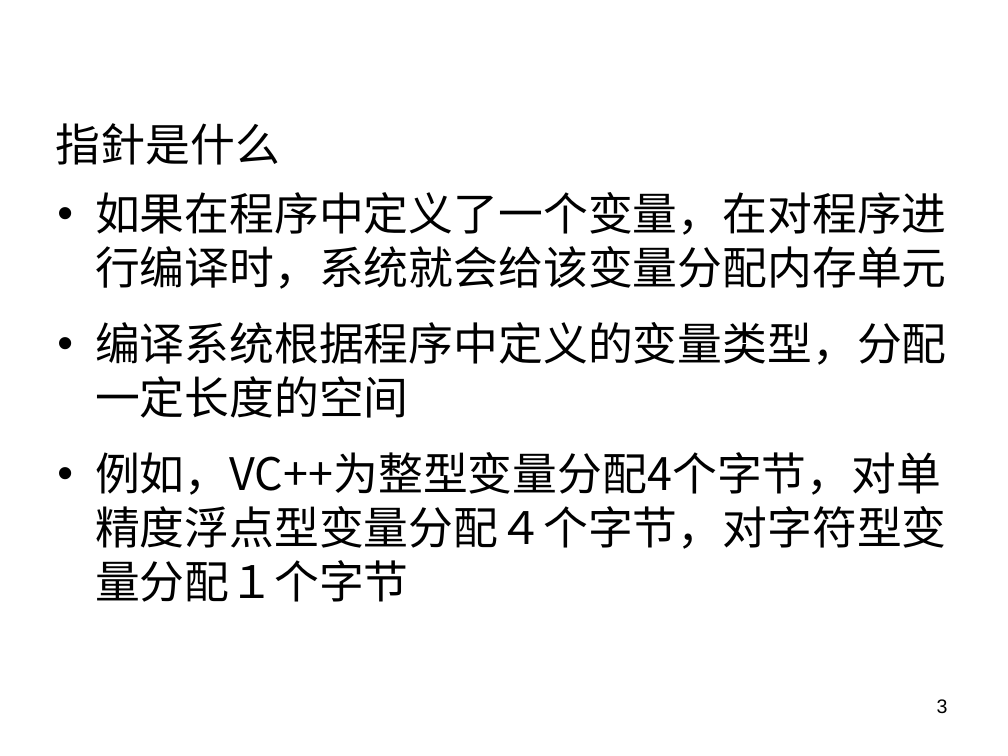
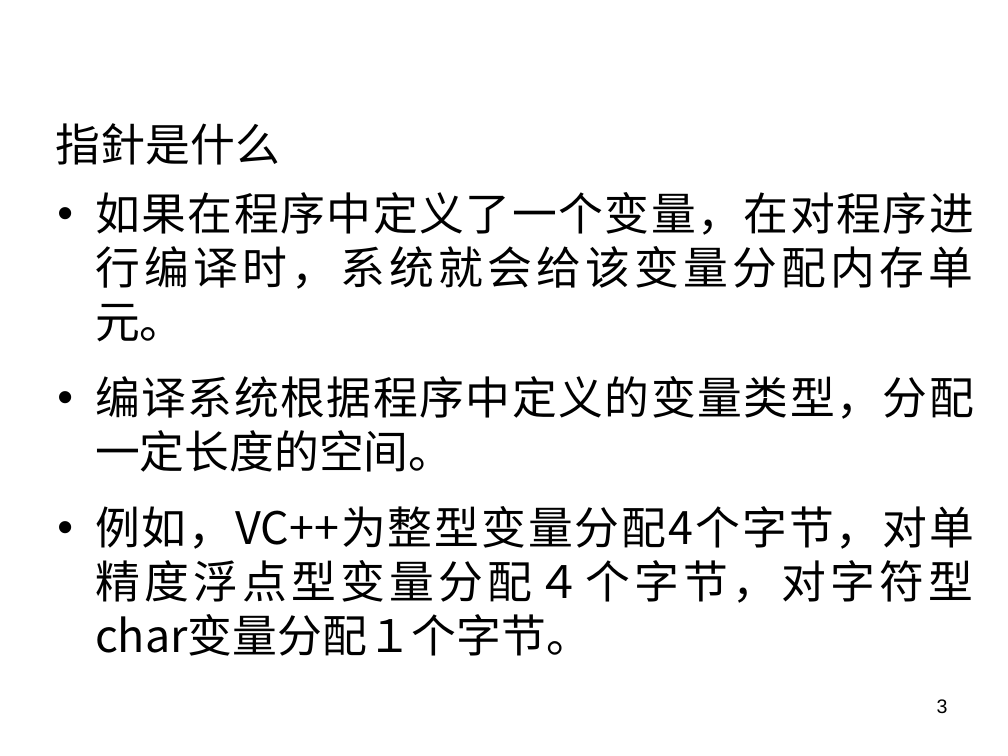
Before and after one commit to rshouc/Advanced-Programming-2018-Autumn, a slide deck: slide 3 of Slides/12 指针（1）.pptx. Drawn at 1008x756 pixels with LibreOffice and Linux fonts; fonts in the diff are those of the drawing; background and template pictures are left out. Boxes give left, top, right and bottom in pixels: in the first picture for what was removed or moved away, otherwise in the second. Text is boxed around its words. In the diff, an @@ line names an element or a change of style, - is before the commit and + after.

```diff
--- a/Slides/12 指针（1）.pptx
+++ b/Slides/12 指针（1）.pptx
@@ text at [95, 192, 974, 656]: text changed @@
-• 如果在程序中定义了一个变量，在对程序进行编译时，系统就会给该变量分配内存单元
-• 编译系统根据程序中定义的变量类型，分配一定长度的空间
-• 例如，VC++为整型变量分配4个字节，对单精度浮点型变量分配４个字节，对字符型变量分配１个字节
+• 如果在程序中定义了一个变量，在对程序进行编译时，系统就会给该变量分配内存单元。
+• 编译系统根据程序中定义的变量类型，分配一定长度的空间。
+• 例如，VC++为整型变量分配4个字节，对单精度浮点型变量分配４个字节，对字符型char变量分配１个字节。
```
Also in this commit, not shown: 5 other slides changed, 7 slides added.
